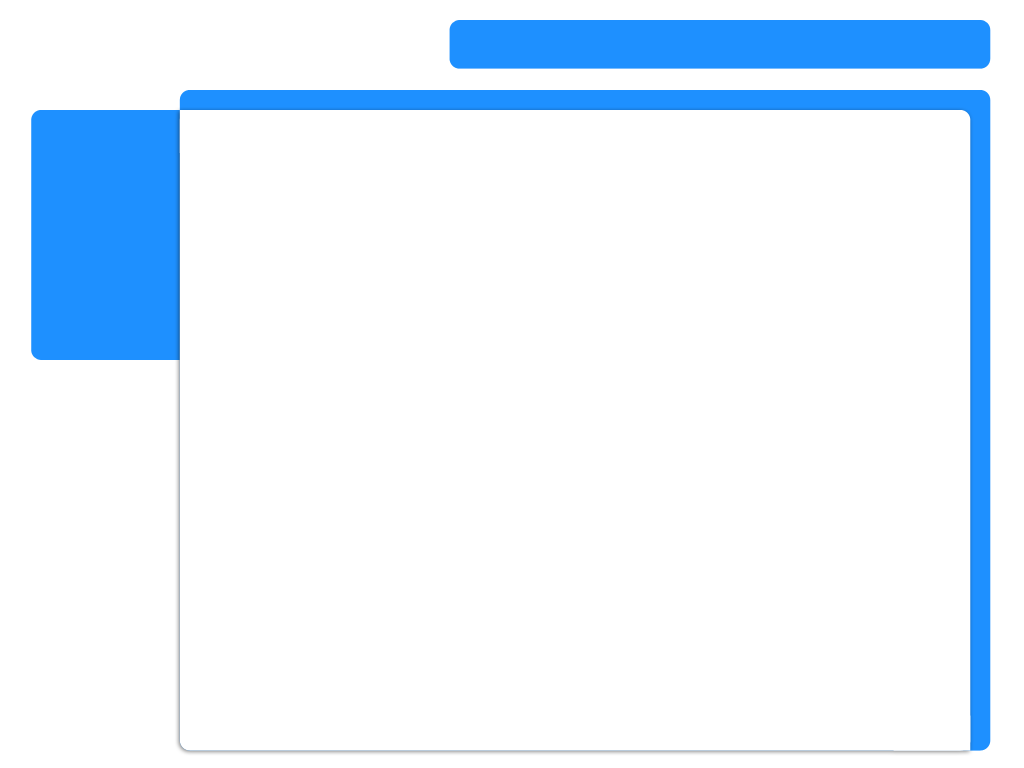
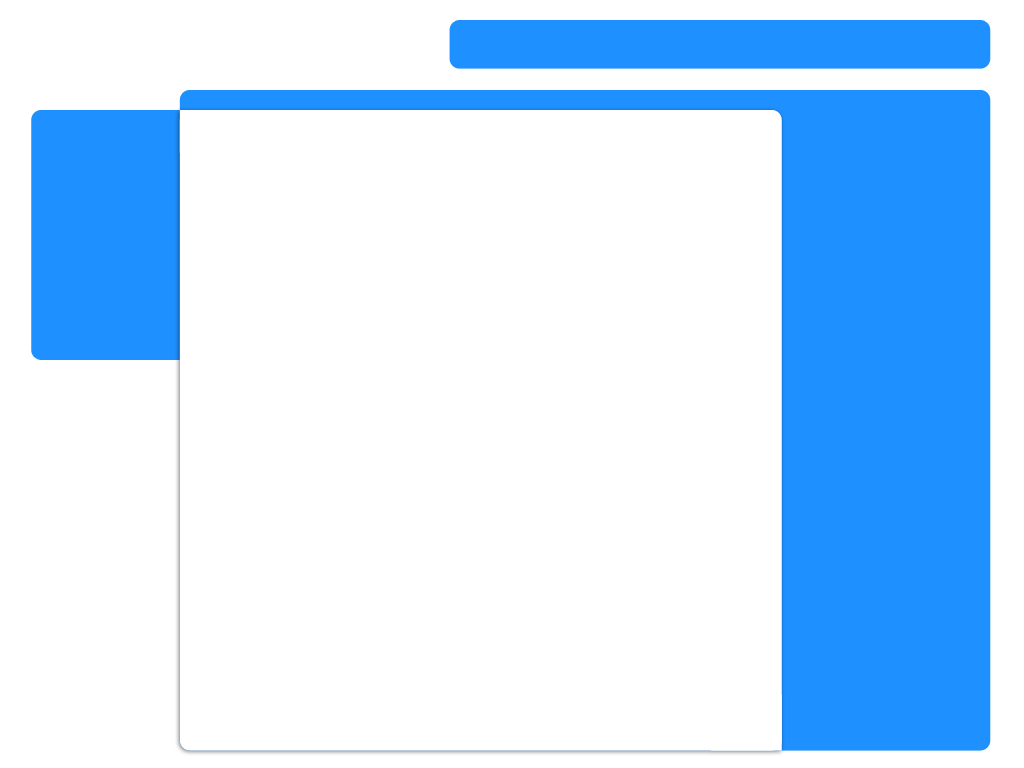
Revision of a layered (1024, 768) image; what changed, layer by layer:
hid "center2" over left=710, top=110, right=971, bottom=751
showed "center" over left=710, top=110, right=782, bottom=751
hid "背景" over left=710, top=107, right=974, bottom=756
